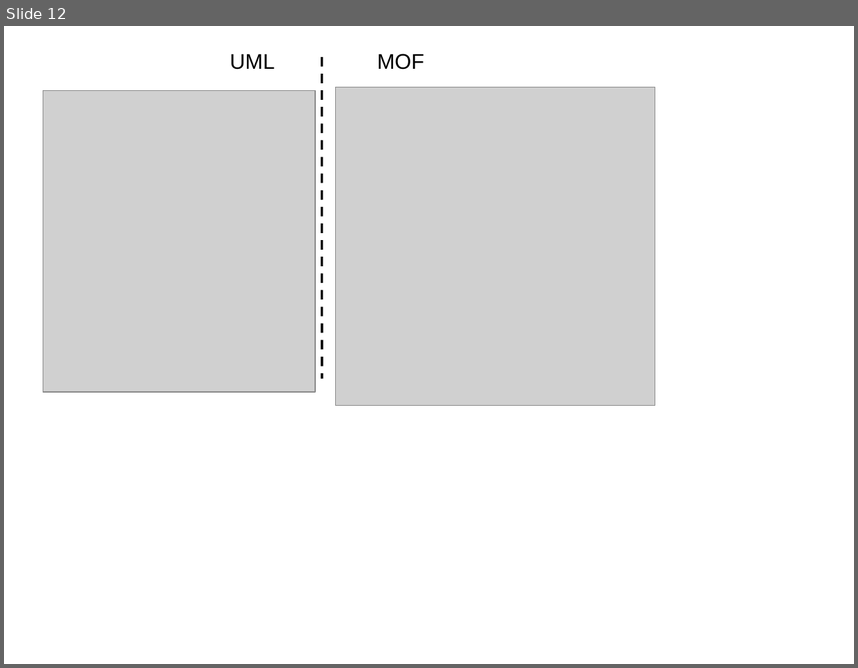
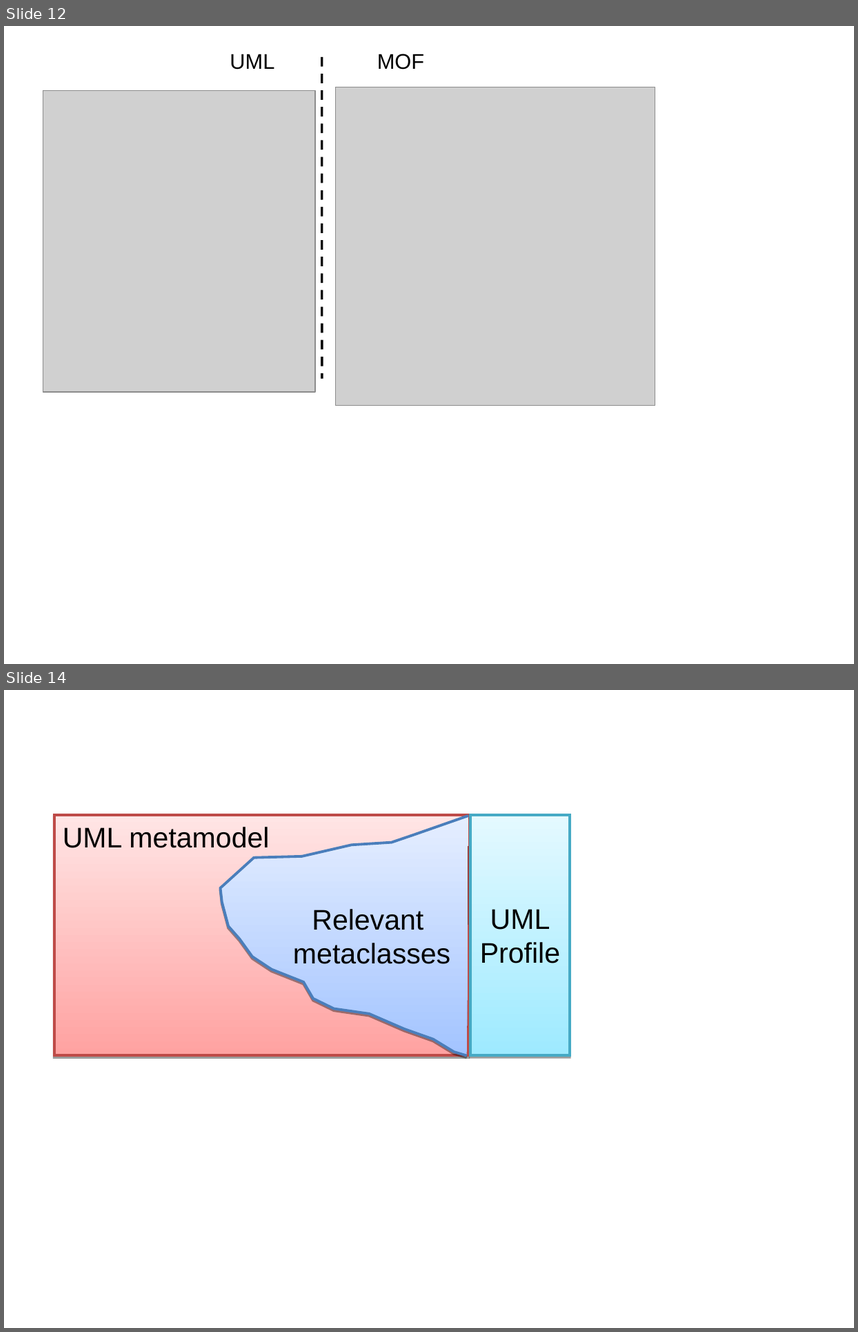
Before and after one commit to iivanoo/umlbridgepaper, a slide deck: UMLBridge/figures/3.0.ppt. Shown one above the other, each under a label of ours: slide 12 before the commit, slides 12 and 14 after it; the slides between them are not shown. The pictures are 858x668 and 858x1332 pixels, drawn with LibreOffice and Linux fonts; fonts in the diff are those of the drawing; grey boxes stand for pictures. Boxes give left, top, right and bottom in pixels: in the first picture for what was removed or moved away, otherwise in the second. Text is boxed around its words. In the diff, an @@ line names an element or a change of style, - is before the commit and + after.

```diff
--- a/UMLBridge/figures/3.0.ppt
+++ b/UMLBridge/figures/3.0.ppt
@@ slide 14 added at box(4, 690, 854, 1328), background #FFFFFF @@
@@ rounded rectangle added at box(54, 815, 469, 1056), fill gradient #FFA2A1 to #FFE5E5, outline #BE4B48 2.24 pt, 24 pt, text #000000 @@
+UML metamodel
@@ freeform shape added at box(221, 816, 469, 1056), fill gradient #A3C4FF to #E5EEFF, outline #4A7EBB 2.24 pt, 24 pt, text #000000 @@
+Relevant
+metaclasses
@@ rectangle added at box(470, 815, 569, 1056), fill gradient #9EEAFF to #E4F9FF, outline #46AAC5 2.24 pt, 24 pt, text #000000 @@
+UML
+Profile
```
Also in this commit, not shown: 1 other slide added, 1 other file.
